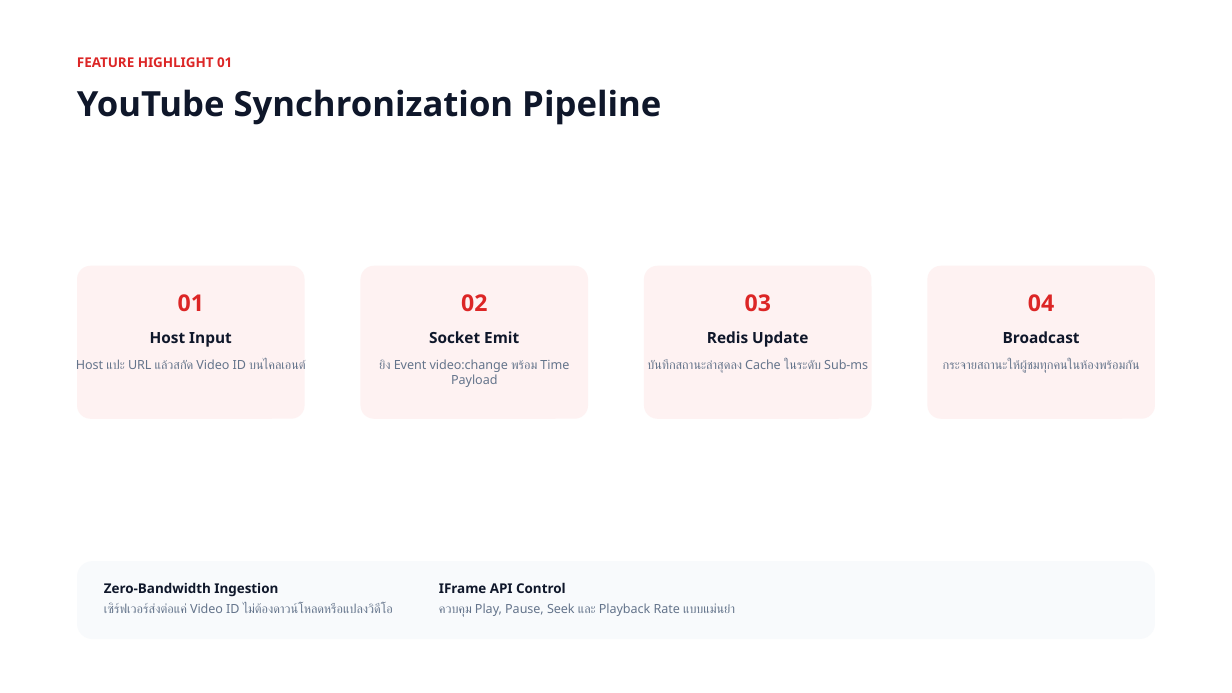
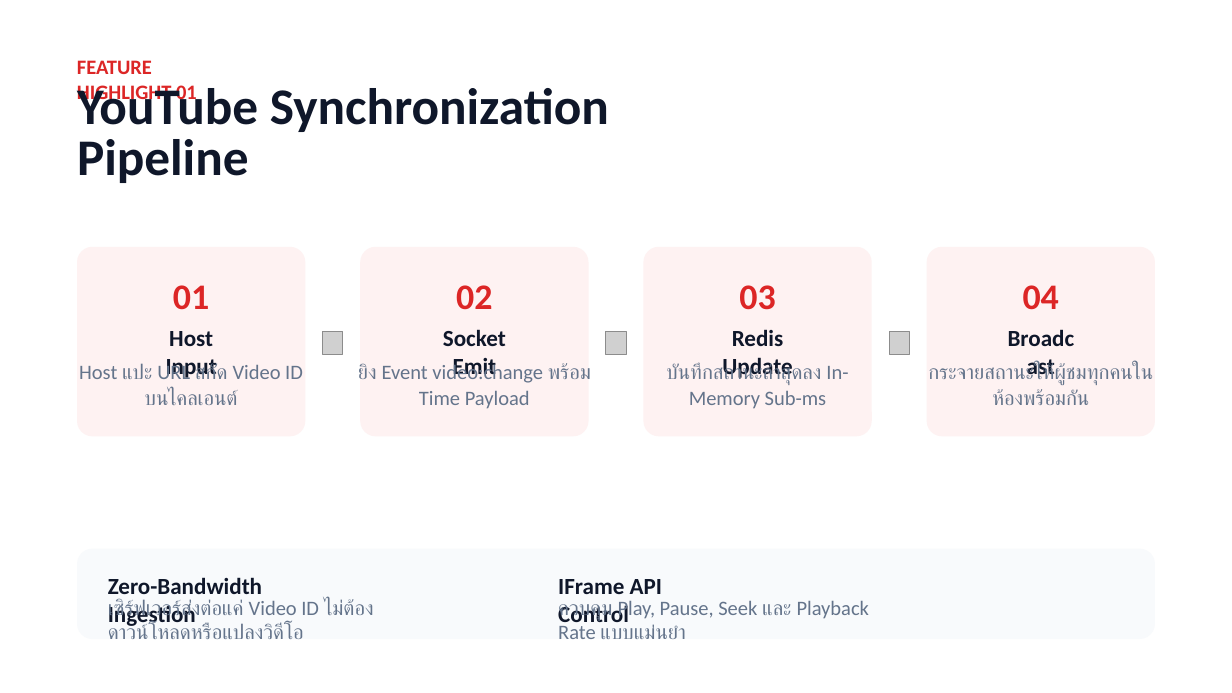
Before and after one commit to PeterGamez/YouStream, a slide deck: slide 5 of YouStream Presentation.pptx. Drawn at 1232x693 pixels with LibreOffice and Linux fonts; fonts in the diff are those of the drawing; grey boxes stand for pictures; background and template pictures are left out. Boxes give left, top, right and bottom in pixels: in the first picture for what was removed or moved away, otherwise in the second. Text is boxed around its words. In the diff, an @@ line names an element or a change of style, - is before the commit and + after.

```diff
--- a/YouStream Presentation.pptx
+++ b/YouStream Presentation.pptx
@@ text "FEATURE HIGHLIGHT 01" at [77,60,197,104]: size 10.5 to 16 pt, font Noto Sans to Calibri @@
@@ text "YouTube Synchronization Pipeline" at [77,85,609,183]: size 27 to 40 pt, font Noto Sans to Calibri; line spacing 32.4pt to 39.6pt @@
@@ rounded rectangle: place and size @@
-rounded rectangle at [77,266,304,420]
+rounded rectangle at [77,247,305,436]
@@ rounded rectangle: place and size @@
-rounded rectangle at [360,266,588,420]
+rounded rectangle at [360,247,589,436]
@@ rounded rectangle: place and size @@
-rounded rectangle at [644,266,872,420]
+rounded rectangle at [643,247,872,436]
@@ proportions changed in 5 elements at [77,549,1155,640], [643,247,872,436], [77,247,305,436], [360,247,589,436], [927,247,1155,436] @@
@@ rounded rectangle: place and size @@
-rounded rectangle at [928,266,1155,420]
+rounded rectangle at [927,247,1155,436]
@@ text "01": place and size @@
-text "01" at [178,294,204,312]
+text "01" at [173,285,209,310]
@@ text "02": place and size @@
-text "02" at [461,294,487,312]
+text "02" at [456,285,492,310]
@@ size 18 to 28 pt, font Noto Sans to Calibri in 4 elements at [173,285,209,310], [456,285,492,310], [1023,285,1059,310], [739,285,775,310] @@
@@ text "03": place and size @@
-text "03" at [745,294,771,312]
+text "03" at [739,285,775,310]
@@ text "04": place and size @@
-text "04" at [1028,294,1054,312]
+text "04" at [1023,285,1059,310]
@@ text "Host Input": place and size @@
-text "Host Input" at [150,332,232,347]
+text "Host Input" at [166,331,217,379]
@@ text "Socket Emit": place and size @@
-text "Socket Emit" at [429,331,519,343]
+text "Socket Emit" at [443,329,506,379]
@@ text "Redis Update": place and size @@
-text "Redis Update" at [707,331,808,347]
+text "Redis Update" at [722,329,792,381]
@@ size 12 to 18 pt, font Noto Sans to Calibri in 4 elements at [722,329,792,381], [443,329,506,379], [166,331,217,379], [1005,323,1078,351] @@
@@ text "Broadcast": place and size @@
-text "Broadcast" at [1003,331,1080,343]
+text "Broadcast" at [1005,323,1078,351]
@@ picture added at [323,331,343,354] @@
@@ text "ยิง Event video:change พร้อม Time ..." at [358,362,591,409]: size 9.8 to 16 pt, font Noto Sans to Calibri; line spacing 1 to 20.2pt @@
@@ picture added at [606,331,627,354] @@
@@ picture added at [889,331,909,354] @@
@@ text "กระจายสถานะให้ผู้ชมทุกคนในห้องพร้อมกัน" at [928,363,1153,405]: size 9.8 to 16 pt, font Noto Sans to Calibri; line spacing 1 to 20.2pt @@
@@ text at [79,362,303,405]: text changed; size 9.8 to 16 pt; font Noto Sans to Calibri @@
-Host แปะ URL แล้วสกัด Video ID บนไคลเอนต์
+Host แปะ URL สกัด Video ID บนไคลเอนต์
@@ text at [666,363,827,409]: text changed; size 9.8 to 16 pt; font Noto Sans to Calibri @@
-บันทึกสถานะล่าสุดลง Cache ในระดับ Sub-ms
+บันทึกสถานะล่าสุดลง In-Memory Sub-ms
@@ rounded rectangle: place and size @@
-rounded rectangle at [77,561,1155,639]
+rounded rectangle at [77,549,1155,640]
@@ text "เซิร์ฟเวอร์ส่งต่อแค่ Video ID ไม่ต้องดาวน์โหลดหรือแปลงวิดีโอ" at [108,599,374,639]: size 9.8 to 16 pt, font Noto Sans to Calibri @@
@@ text "Zero-Bandwidth Ingestion" at [108,577,262,629]: size 10.5 to 18 pt, font Noto Sans to Calibri @@
@@ text "ควบคุม Play, Pause, Seek และ ..." at [558,601,869,639]: size 9.8 to 16 pt, font Noto Sans to Calibri @@
@@ text "IFrame API Control" at [558,579,662,629]: size 10.5 to 18 pt, font Noto Sans to Calibri @@
@@ text "ควบคุม Play, Pause, Seek และ ...": place and size @@
-text "ควบคุม Play, Pause, Seek และ ..." at [439,603,735,617]
+text "ควบคุม Play, Pause, Seek และ ..." at [558,601,869,639]
@@ text "IFrame API Control": place and size @@
-text "IFrame API Control" at [439,582,566,593]
+text "IFrame API Control" at [558,579,662,629]
```
Also in this commit, not shown: 7 other slides changed, 4 slides added, 4 slides removed.
